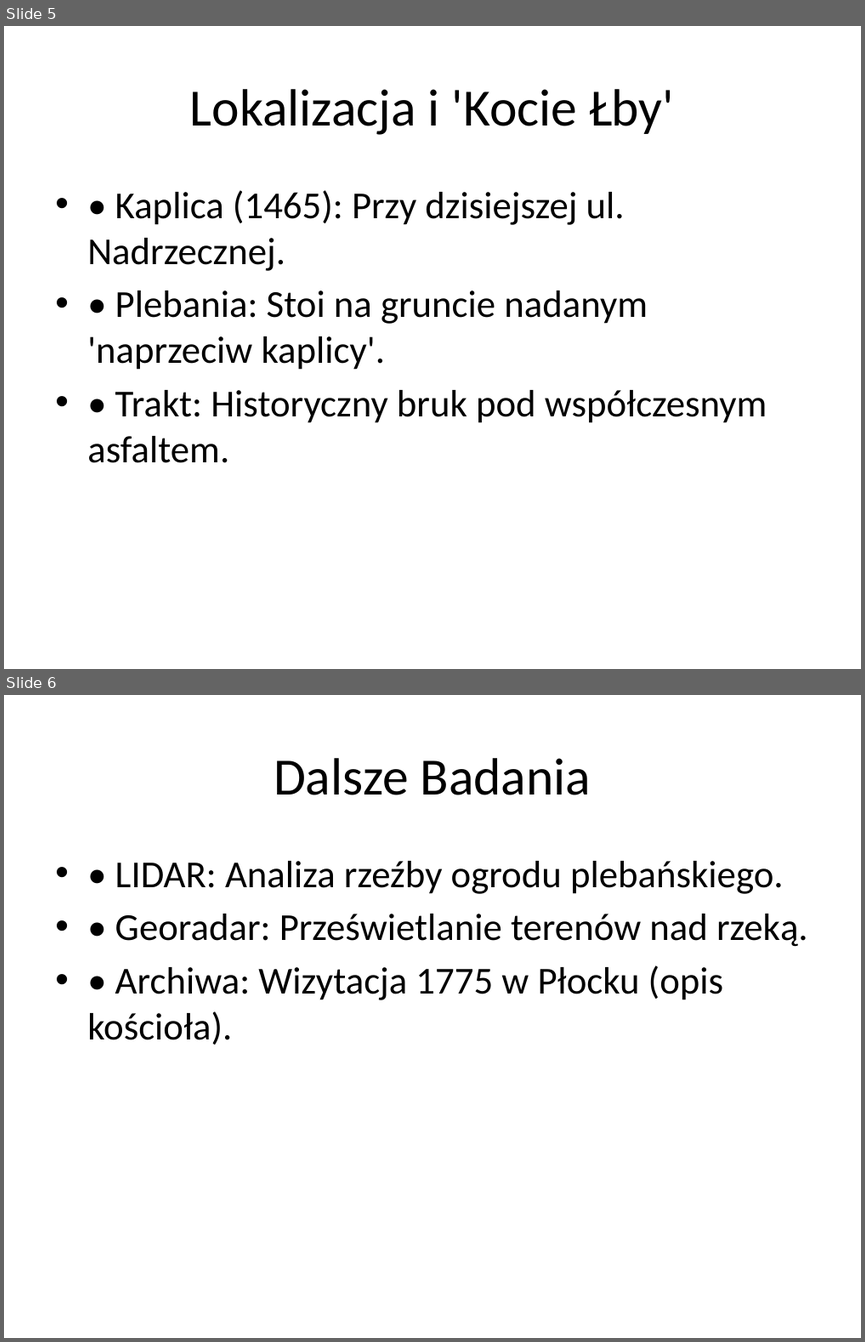
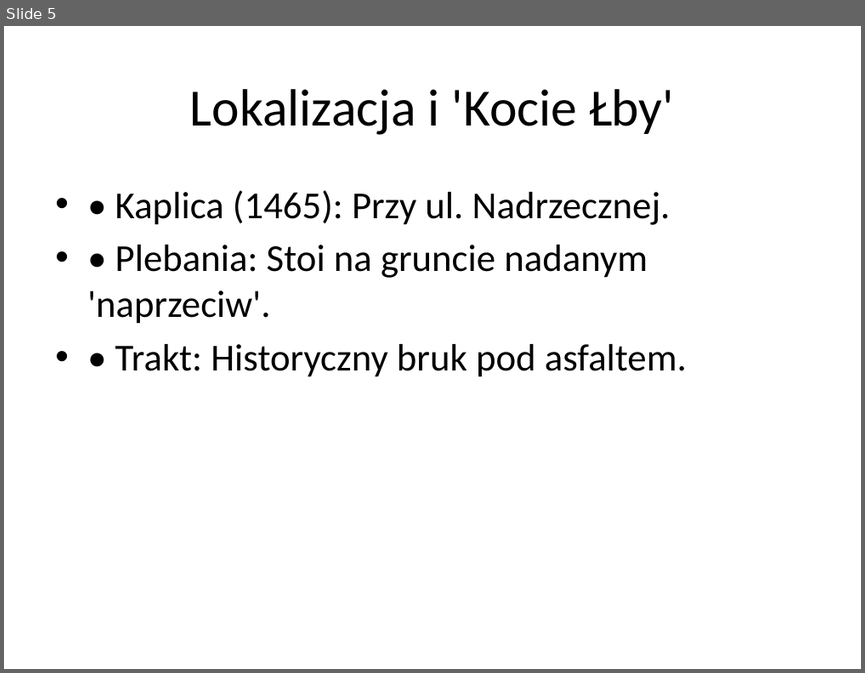
Before and after one commit to lindi2k23-eng/pustel, a slide deck: Analiza_Historyczno-Badawcza_Najnowszego Pustelnika170520266.pptx. Shown one above the other, each under a label of ours: slides 5 and 6 before the commit, slide 5 after it. The pictures are 865x1342 and 865x673 pixels, drawn with LibreOffice and Linux fonts; fonts in the diff are those of the drawing. Boxes give left, top, right and bottom in pixels: in the first picture for what was removed or moved away, otherwise in the second. Text is boxed around its words. In the diff, an @@ line names an element or a change of style, - is before the commit and + after.

```diff
--- a/Analiza_Historyczno-Badawcza_Najnowszego Pustelnika170520266.pptx
+++ b/Analiza_Historyczno-Badawcza_Najnowszego Pustelnika170520266.pptx
@@ slide 6 removed at <box>4,695,861,1338</box>, background #FFFFFF @@
@@ title removed at <box>273,758,591,795</box> @@
-Dalsze Badania
@@ text removed at <box>87,861,808,1044</box> @@
-• • LIDAR: Analiza rzeźby ogrodu plebańskiego.
-• • Georadar: Prześwietlanie terenów nad rzeką.
-• • Archiwa: Wizytacja 1775 w Płocku (opis kościoła).
@@ slide 5 changed as well @@
@@ text at <box>87,190,687,377</box>: text changed @@
-• • Kaplica (1465): Przy dzisiejszej ul. Nadrzecznej.
-• • Plebania: Stoi na gruncie nadanym 'naprzeciw kaplicy'.
-• • Trakt: Historyczny bruk pod współczesnym asfaltem.
+• • Kaplica (1465): Przy ul. Nadrzecznej.
+• • Plebania: Stoi na gruncie nadanym 'naprzeciw'.
+• • Trakt: Historyczny bruk pod asfaltem.
```
Also in this commit, not shown: 3 other slides changed, 1 slide added, 1 other slide removed, 2 other files.
